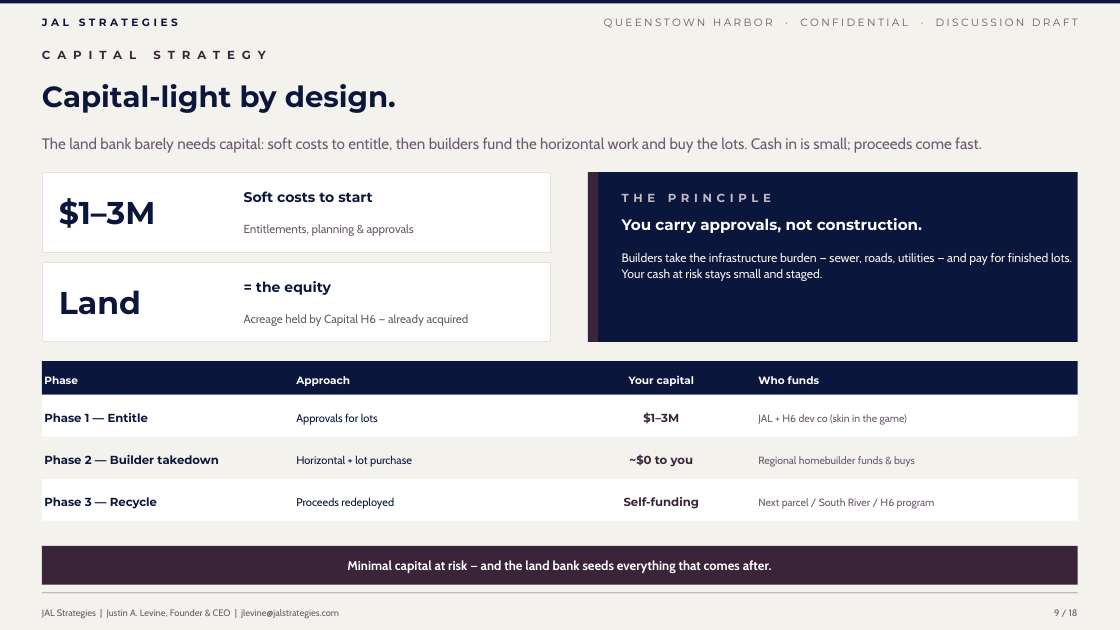
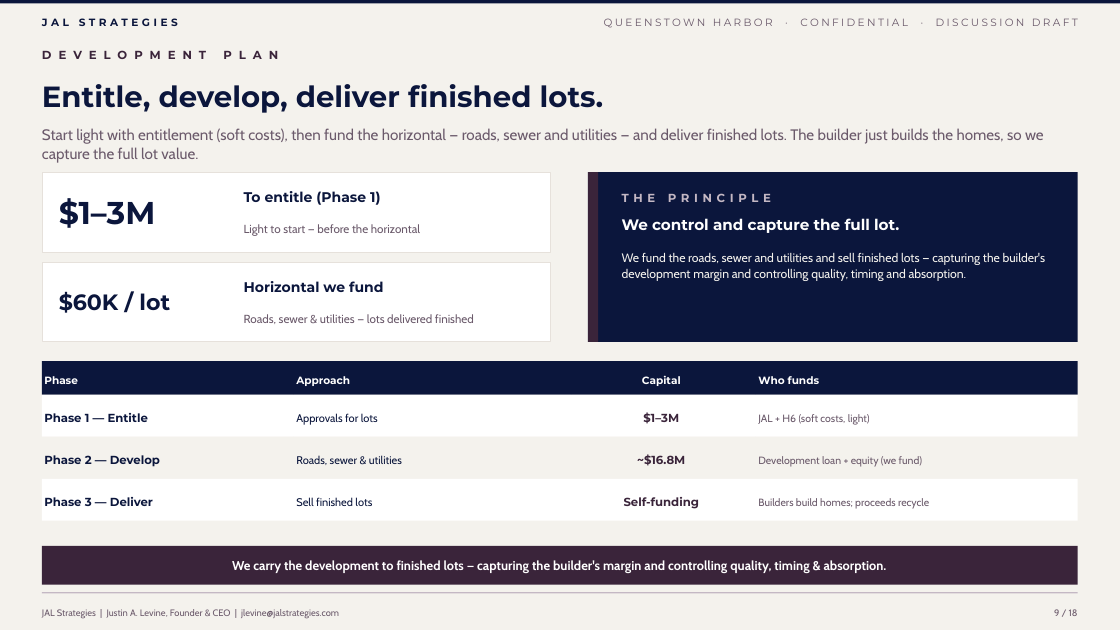
Before and after one commit to jlevine711/Apex, a slide deck: slide 9 of JAL_Queenstown_Harbor_Proposal.pptx. Drawn at 1120x630 pixels with LibreOffice and Linux fonts; fonts in the diff are those of the drawing. Boxes give left, top, right and bottom in pixels: in the first picture for what was removed or moved away, otherwise in the second. Text is boxed around its words. In the diff, an @@ line names an element or a change of style, - is before the commit and + after.

```diff
--- a/JAL_Queenstown_Harbor_Proposal.pptx
+++ b/JAL_Queenstown_Harbor_Proposal.pptx
@@ text at (x1=42, y1=42, x2=798, y2=67): text changed @@
-CAPITAL STRATEGY
+DEVELOPMENT PLAN
@@ text at (x1=42, y1=84, x2=604, y2=113): text changed @@
-Capital-light by design.
+Entitle, develop, deliver finished lots.
@@ text at (x1=42, y1=128, x2=1044, y2=163): text changed @@
-The land bank barely needs capital: soft costs to entitle, then builders fund the horizontal work and buy the lots. Cash in is small; proceeds come fast.
+Start light with entitlement (soft costs), then fund the horizontal — roads, sewer and utilities — and deliver finished lots. The builder just builds the homes, so we capture the full lot value.
@@ text at (x1=244, y1=191, x2=380, y2=205): text changed @@
-Soft costs to start
+To entitle (Phase 1)
@@ text at (x1=244, y1=224, x2=420, y2=236): text changed @@
-Entitlements, planning & approvals
+Light to start — before the horizontal
@@ text at (x1=622, y1=218, x2=899, y2=233): text changed @@
-You carry approvals, not construction.
+We control and capture the full lot.
@@ text at (x1=622, y1=253, x2=1046, y2=281): text changed @@
-Builders take the infrastructure burden — sewer, roads, utilities — and pay for finished lots. Your cash at risk stays small and staged.
+We fund the roads, sewer and utilities and sell finished lots — capturing the builder's development margin and controlling quality, timing and absorption.
@@ text at (x1=59, y1=291, x2=170, y2=313): text changed; size 27 to 19 pt @@
-Land
+$60K / lot
@@ text at (x1=244, y1=281, x2=383, y2=292): text changed @@
-= the equity
+Horizontal we fund
@@ text at (x1=244, y1=314, x2=474, y2=324): text changed @@
-Acreage held by Capital H6 — already acquired
+Roads, sewer & utilities — lots delivered finished
@@ text at (x1=642, y1=375, x2=681, y2=386): text changed @@
-Your capital
+Capital
@@ text at (x1=758, y1=414, x2=870, y2=425): text changed @@
-JAL + H6 dev co (skin in the game)
+JAL + H6 (soft costs, light)
@@ text at (x1=44, y1=455, x2=160, y2=467): text changed @@
-Phase 2 — Builder takedown
+Phase 2 — Develop
@@ text at (x1=296, y1=455, x2=402, y2=465): text changed @@
-Horizontal + lot purchase
+Roads, sewer & utilities
@@ text at (x1=637, y1=454, x2=685, y2=466): text changed @@
-~$0 to you
+~$16.8M
@@ text at (x1=758, y1=456, x2=922, y2=467): text changed @@
-Regional homebuilder funds & buys
+Development loan + equity (we fund)
@@ text at (x1=44, y1=497, x2=153, y2=506): text changed @@
-Phase 3 — Recycle
+Phase 3 — Deliver
@@ text at (x1=296, y1=497, x2=372, y2=506): text changed @@
-Proceeds redeployed
+Sell finished lots
@@ text at (x1=758, y1=498, x2=929, y2=509): text changed @@
-Next parcel / South River / H6 program
+Builders build homes; proceeds recycle
@@ text at (x1=232, y1=560, x2=887, y2=573): text changed @@
-Minimal capital at risk — and the land bank seeds everything that comes after.
+We carry the development to finished lots — capturing the builder's margin and controlling quality, timing & absorption.
```
Also in this commit, not shown: 7 other slides changed, 7 other files.
